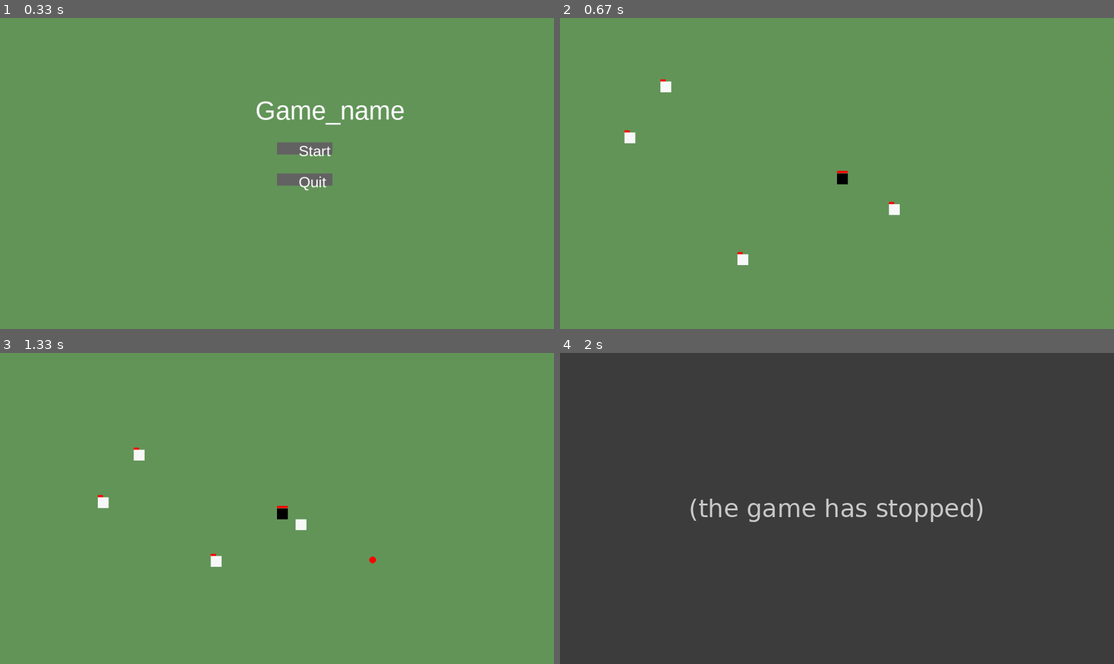
Above: before the commit, frames 1-4 (two rows, left to right).
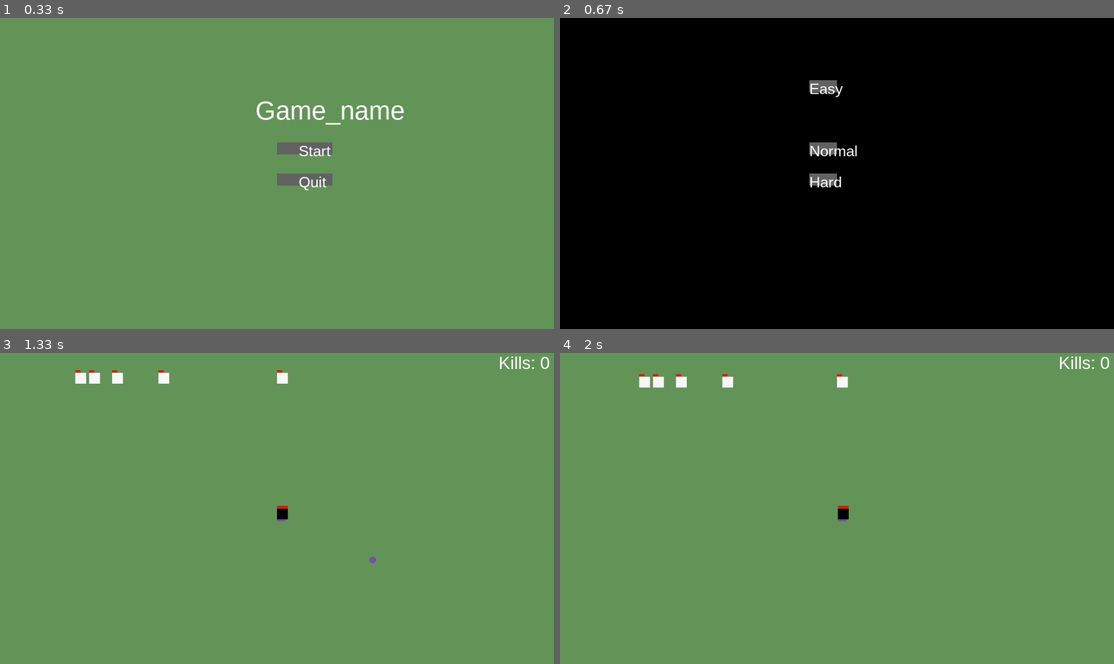
Above: after the commit, the same moments.

Repository: BlazerBen/Final_pygame_project
Game: pygame game, started from director.py
Same seed, same stepped clock (60 frames per second), same inputs: the game is played once before the commit and once after it.
Inputs (mouse positions are in pixels of both pictures, inside the frame that each line leads up to):
- Up to frame 1 (0.33 s): no input
- Up to frame 2 (0.67 s): tap Enter at 0.33 s
- Up to frame 3 (1.33 s): click (265, 424) at 0.72 s, where only the run after the commit has a clickable "Easy"; click (481, 617) at 1.05 s
- Up to frame 4 (2 s): hold Esc 1.33-1.8 s; hold D 1.33-1.8 s; click "Resume" at 1.88 s

Frame 1 is identical in both runs. In frame 2, 100% of the frame differs, in the area x 0-100%, y 0-100%; in frame 3, 0.9%; in frame 4, 100%.
Error before the commit: AttributeError: 'list' object has no attribute 'x' (scenes.py line 166); the game stopped at 1.88 s (later frames are placeholders)

Commit message:
mana/difficulty

Diff:
--- a/entity/enemy.py
+++ b/entity/enemy.py
@@ -37,4 +37,7 @@
                 self.count=0
     def update(self, bullet):
         if bullet.x-50<self.x<bullet.x+self.width+50 and bullet.y-50<self.y<self.height+bullet.y+50:
-            self.get_damage(5)
+            self.get_damage(2)
+            return True
+        else:
+            return False
--- a/entity/player.py
+++ b/entity/player.py
@@ -14,9 +14,12 @@
         self.y=y
         self.health=100
         self.max_health=100
+        self.max_mana=20
+        self.mana=20
         self.ratio=self.max_health/self.width
         self.color=color
         self.hitbox=(self.x,self.y,self.width,self.height)
+        self.point=[]
     def draw(self, window):
         self.hitbox=(self.x,self.y,self.width,self.height)
         self.health_bar()
@@ -32,7 +35,12 @@
             self.y-=vel
         if keys[pygame.K_s]and self.y < var.screenheight-self.height:
             self.y+=vel
-
+    def score(self, x=var.width-var.width/10, y=0, font_size=40):
+        point_font=pygame.font.SysFont('Arial', font_size)
+        point_text=point_font.render(f'Kills: {len(self.point)}' , True , var.white)
+        var.screen.blit(point_text, (x,y))
+    def mana_bar(self):
+        pygame.draw.rect(var.screen, (120,81,169), (self.x, self.y+self.height,self.mana,self.height/5))
 
 class PlayerBullet:
     def __init__(self,x,y, mouse_x,mouse_y):
@@ -47,4 +55,10 @@
     def main(self, win):
         self.x-=int(self.x_vel)
         self.y-=int(self.y_vel)
-        pygame.draw.circle(win, (255,0,0),(self.x, self.y), var.screenwidth/150)
+        pygame.draw.circle(win, (120,81,169),(self.x, self.y), var.screenwidth/150)
+
+    def check_pos(self):
+        if self.x>var.screenwidth or self.x<0 or self.y>var.screenheight or self.y<0:
+            return True
+        else:
+            return False
--- a/scenes.py
+++ b/scenes.py
@@ -39,7 +39,7 @@
     def ProcessInput(self, events, pressed_keys):
         for event in events:
             if event.type== pygame.KEYDOWN and event.key==var.enter:
-                self.SwitchToScene(GameScene())
+                self.SwitchToScene(Difficulty())
     def Update(self):
         pass
     def Render(self, screen):
@@ -51,6 +51,7 @@
                 pygame.QUIT()
             if event.type==var.click:
                 self.quit_execute()
+                self.start_execute()
         self.write_title()
         self.start('Start')
         self.quit_draw()
@@ -65,7 +66,7 @@
     #start button
     def start_execute(self):
         if var.width/2 <= self.mouse[0] <= var.width/2+160 and var.height/2.5 <= self.mouse[1] <= var.height/2.5+40:
-            self.SwitchToScene(GameScene())
+            self.SwitchToScene(Difficulty())
     def start(self, button):
         pygame.font.init()
         font= pygame.font.SysFont('Arial', 35)
@@ -92,14 +93,17 @@
         var.screen.blit(quit_text, (var.width/2+50,var.height/2))
 
 class GameScene(SceneBase):
-    def __init__(self, x=var.screenwidth/2, y=var.screenheight/2, e_x=0, e_y=0):
+    def __init__(self, x=var.screenwidth/2, y=var.screenheight/2, e_cord=0, number=10):
         self.pc=player.Player(x,y, (0,0,0))
         self.bad=[]
-        for i in range(4):
-            if e_x!= 0 or e_y!=0:
-                self.bad.append(enemy.Enemy(e_x,e_y))
+        self.number=number
+        for i in range(number):
+            if e_cord==0:
+                self.bad.append(enemy.Enemy(x/(i+1), 0))
             else:
-                self.bad.append(enemy.Enemy(random.randint(0, var.screenwidth),random.randint(0,var.screenheight)))
+                for i in e_cord:
+                    self.bad.append(enemy.Enemy(i.x,i.y))
+
         self.bullets=[]
         SceneBase.__init__(self)
         self.scene_name='GameScene'
@@ -108,27 +112,49 @@
         for event in events:
             if event.type== var.click:
                 mouse_x,mouse_y= pygame.mouse.get_pos()
-                self.bullets.append(player.PlayerBullet(self.pc.x,self.pc.y, mouse_x,mouse_y))
+                if self.pc.mana >0:
+                    self.pc.mana-=1
+                    self.bullets.append(player.PlayerBullet(self.pc.x,self.pc.y, mouse_x,mouse_y))
             if pygame.key.get_pressed()[var.escape]:
                 self.bullets=[]
                 self.SwitchToScene(Pause(self))
-        self.pc.movement(pygame.key.get_pressed(), vel)
+        if self.pc.health>0:
+            self.pc.movement(pygame.key.get_pressed(), vel)
+        else:
+            self.SwitchToScene(Pause(self, False))
         for i in self.bad:
-            i.movement(self.pc, vel*.75)
-
-    def Update(self):
-        self.pc.draw(var.screen)
+            i.movement(self.pc, vel*.5)
+
+    def Update(self):
+        for i in self.bad:
+            if i.health==0:
+                self.bad.remove(i)
+                self.pc.point.append(i)
+                self.bad.append(enemy.Enemy(0, 0))
+        if self.pc.mana<self.pc.max_mana:
+            self.pc.mana+=.025
+        if self.pc.mana>=self.pc.max_mana:
+            self.pc.mana=self.pc.max_mana
+
+
     def Render(self, screen):
         var.clock.tick(60)
         #window
         var.screen.fill(var.background)
         self.pc.draw(var.screen)
+        self.pc.score()
+        self.pc.mana_bar()
         for i in self.bad:
-                i.draw(var.screen)
+            i.draw(var.screen)
         for bullet in self.bullets:
             bullet.main(var.screen)
+            if bullet.check_pos():
+                if bullet in self.bullets:
+                    self.bullets.remove(bullet)
             for i in self.bad:
-                i.update(bullet)
+                if i.update(bullet):
+                    if bullet in self.bullets:
+                        self.bullets.remove(bullet)
 
         pygame.display.update()
 
@@ -137,12 +163,69 @@
     def start_execute(self):
         pass
 
+class Difficulty(SceneBase):
+    def __init__(self):
+        self.scene_name="Difficulty"
+        pygame.font.init()
+        self.font= pygame.font.SysFont('Arial', 35)
+        SceneBase.__init__(self)
+        self.vertical_left_button=var.width/2
+
+    def ProcessInput(self, events, pressed_keys):
+        #self.SwitchToScene(GameScene(var.screenwidth/2, var.screenheight/2, 0, 10))
+        pass
+
+    def Update(self):
+        pass
+
+    def Render(self, screen):
+        var.screen.fill((0,0,0))
+        self.mouse = pygame.mouse.get_pos()
+        self.easy_button()
+        self.normal_button()
+        self.hard_button()
+    def quit_execute(self):
+        pass
+    def start_execute(self):
+        if self.vertical_left_button-(self.vertical_left_button/10) <= self.mouse[0] <= self.vertical_left_button+self.vertical_left_button/5-self.vertical_left_button/10 and var.height/5 <= self.mouse[1] <= var.height/5+var.height/35:
+            #easy
+            self.SwitchToScene(GameScene(var.screenwidth/2, var.screenheight/2, 0, 5))
+        if self.vertical_left_button-(self.vertical_left_button/10) <= self.mouse[0] <= self.vertical_left_button+self.vertical_left_button/5-self.vertical_left_button/10 and var.height/2.5 <= self.mouse[1] <= var.height/2.5+var.height/25:
+            #Normal
+            self.SwitchToScene(GameScene(var.screenwidth/2, var.screenheight/2, 0, 10))
+        if self.vertical_left_button-(self.vertical_left_button/10) <= self.mouse[0] <= self.vertical_left_button+self.vertical_left_button/5-self.vertical_left_button/10 and var.height/2 <= self.mouse[1] <= var.height/2+var.height/25:
+            #Hard
+            self.SwitchToScene(GameScene(var.screenwidth/2, var.screenheight/2, 0, 25))
+    def easy_button(self):
+        easy_text = self.font.render('Easy', True , var.white)
+        if self.vertical_left_button-(self.vertical_left_button/10) <= self.mouse[0] <= self.vertical_left_button+self.vertical_left_button/5-self.vertical_left_button/10 and var.height/5 <= self.mouse[1] <= var.height/5+var.height/25:
+            pygame.draw.rect(var.screen,var.button_light,[self.vertical_left_button-(self.vertical_left_button/10),var.height/5,self.vertical_left_button/5-self.vertical_left_button/10,var.height/25])
+        else:
+            pygame.draw.rect(var.screen,var.button_dark,[self.vertical_left_button-(self.vertical_left_button/10),var.height/5,self.vertical_left_button/5-self.vertical_left_button/10,var.height/25])
+        var.screen.blit(easy_text, (self.vertical_left_button-(self.vertical_left_button/10),var.height/5))
+    def normal_button(self):
+        normal_text = self.font.render('Normal', True , var.white)
+        if self.vertical_left_button-(self.vertical_left_button/10) <= self.mouse[0] <= self.vertical_left_button+self.vertical_left_button/5-self.vertical_left_button/10 and var.height/2.5 <= self.mouse[1] <= var.height/2.5+var.height/25:
+            pygame.draw.rect(var.screen,var.button_light,[self.vertical_left_button-(self.vertical_left_button/10),var.height/2.5,self.vertical_left_button/5-self.vertical_left_button/10,var.height/25])
+        else:
+            pygame.draw.rect(var.screen,var.button_dark,[self.vertical_left_button-(self.vertical_left_button/10),var.height/2.5,self.vertical_left_button/5-self.vertical_left_button/10,var.height/25])
+        var.screen.blit(normal_text, (self.vertical_left_button-(self.vertical_left_button/10),var.height/2.5))
+    def hard_button(self):
+        hard_text = self.font.render('Hard', True , var.white)
+        if self.vertical_left_button-(self.vertical_left_button/10) <= self.mouse[0] <= self.vertical_left_button+self.vertical_left_button/5-self.vertical_left_button/10 and var.height/2 <= self.mouse[1] <= var.height/2+var.height/25:
+            pygame.draw.rect(var.screen,var.button_light,[self.vertical_left_button-(self.vertical_left_button/10),var.height/2,self.vertical_left_button/5-self.vertical_left_button/10,var.height/25])
+        else:
+            pygame.draw.rect(var.screen,var.button_dark,[self.vertical_left_button-(self.vertical_left_button/10),var.height/2,self.vertical_left_button/5-self.vertical_left_button/10,var.height/25])
+        var.screen.blit(hard_text, (self.vertical_left_button-(self.vertical_left_button/10),var.height/2))
+
 class Pause(Title):
-    def __init__(self, previous):
+    def __init__(self, previous, game=True):
         super().__init__()
         self.previous=previous
         self.previous.Render(var.screen)
         self.scene_name='Pause'
+        self.game=game
+        self.mouse=pygame.mouse.get_pos()
 
     def ProcessInput(self, events, pressed_keys):
         if pygame.key.get_pressed()[var.tab]:
@@ -151,16 +234,37 @@
             if event.type==var.click:
                 self.quit_execute()
                 self.start_execute()
+
+
     def Update(self):
         pass
     def Render(self, screen):
         self.mouse=pygame.mouse.get_pos()
-
-        self.start('Resume')
-        self.quit_draw()
-    def start_execute(self):
-        if var.width/2 <= self.mouse[0] <= var.width/2+160 and var.height/2.5 <= self.mouse[1] <= var.height/2.5+40:
-            self.SwitchToScene()
-    def SwitchToScene(self):
-        print('pause to game')
-        self.next=GameScene(self.previous.pc.x, self.previous.pc.y, self.previous.bad.x, self.previous.bad.y)
+        if self.game:
+            self.start('Resume')
+            self.quit_draw()
+        else:
+            self.start('Back')
+            self.gameover()
+
+    def start_execute(self):
+        if self.game:
+            if var.width/2 <= self.mouse[0] <= var.width/2+160 and var.height/2.5 <= self.mouse[1] <= var.height/2.5+40:
+                self.SwitchToScene()
+        else:
+            if var.width/2 <= self.mouse[0] <= var.width/2+160 and var.height/2.5 <= self.mouse[1] <= var.height/2.5+40:
+                self.SwitchToScene(Title())
+    def SwitchToScene(self, next=False):
+        if next:
+            self.next=next
+        else:
+            e_cord=[]
+            for i in self.previous.bad:
+                e_cord.append(i)
+            self.next=GameScene(self.previous.pc.x, self.previous.pc.y, e_cord, self.previous.number)
+    def gameover(self):
+        pygame.font.init()
+        font= pygame.font.SysFont('Arial', 72)
+        game_over_text = font.render('Game Over' , True , var.white)
+        var.screen.blit(game_over_text, (var.width,var.height/1.5))
+        self.previous.pc.score(100, 50, 72)
